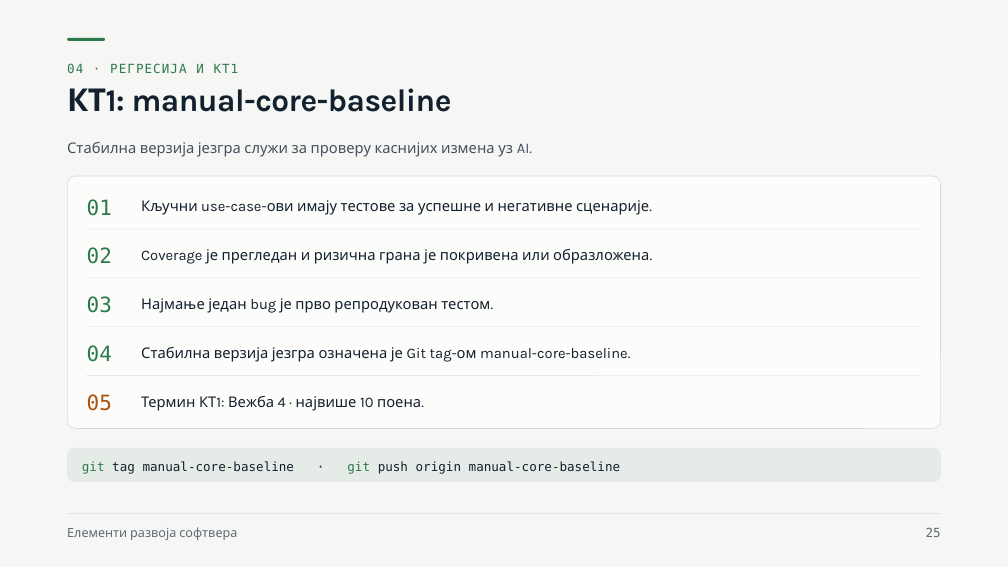
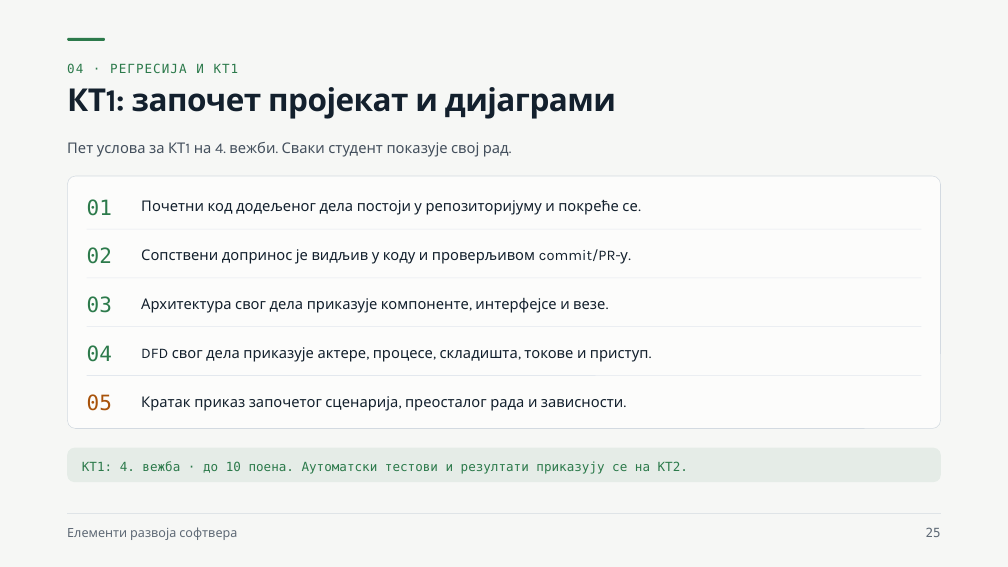
Before and after one commit to owlCoder/ftn-nastavni-materijali, a slide deck: slide 25 of Elementi razvoja softvera (ERS)/Nastavni materijali/04 Testabilni dizajn, NUnit i Moq/Testabilni dizajn, NUnit i Moq.pptx. Drawn at 1008x567 pixels with LibreOffice and Linux fonts; fonts in the diff are those of the drawing. Boxes give left, top, right and bottom in pixels: in the first picture for what was removed or moved away, otherwise in the second. Text is boxed around its words. In the diff, an @@ line names an element or a change of style, - is before the commit and + after.

```diff
--- a/Elementi razvoja softvera (ERS)/Nastavni materijali/04 Testabilni dizajn, NUnit i Moq/Testabilni dizajn, NUnit i Moq.pptx
+++ b/Elementi razvoja softvera (ERS)/Nastavni materijali/04 Testabilni dizajn, NUnit i Moq/Testabilni dizajn, NUnit i Moq.pptx
@@ title at [132, 87, 616, 119]: text changed @@
-КТ1: manual-core-baseline
+КТ1: започет пројекат и дијаграми
@@ text at [67, 142, 509, 157]: text changed @@
-Стабилна верзија језгра служи за проверу каснијих измена уз AI.
+Пет услова за КТ1 на 4. вежби. Сваки студент показује свој рад.
@@ text at [141, 199, 637, 215]: text changed @@
-Кључни use-case-ови имају тестове за успешне и негативне сценарије.
+Почетни код додељеног дела постоји у репозиторијуму и покреће се.
@@ text at [141, 249, 627, 264]: text changed @@
-Coverage је прегледан и ризична грана је покривена или образложена.
+Сопствени допринос је видљив у коду и проверљивом commit/PR-у.
@@ text at [141, 298, 605, 313]: text changed @@
-Најмање један bug је прво репродукован тестом.
+Архитектура свог дела приказује компоненте, интерфејсе и везе.
@@ text at [141, 347, 649, 362]: text changed @@
-Стабилна верзија језгра означена је Git tag-ом manual-core-baseline.
+DFD свог дела приказује актере, процесе, складишта, токове и приступ.
@@ text at [141, 396, 623, 411]: text changed @@
-Термин КТ1: Вежба 4 · највише 10 поена.
+Кратак приказ започетог сценарија, преосталог рада и зависности.
@@ text in rounded rectangle at [82, 461, 688, 474]: text changed; text colour #13202D to #2C7A4B @@
-git tag manual-core-baseline · git push origin manual-core-baseline
+КТ1: 4. вежба · до 10 поена. Аутоматски тестови и резултати приказују се на КТ2.
```
Also in this commit, not shown: 4 other slides changed, 21 other files.
